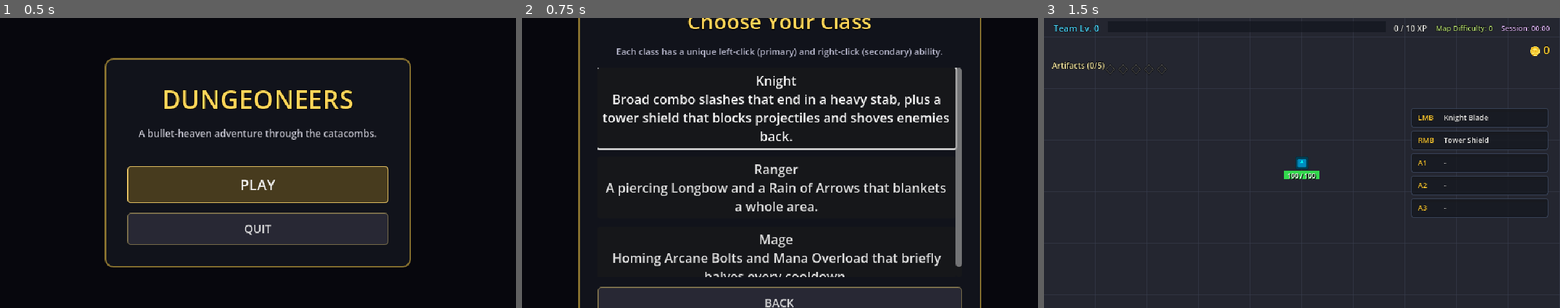
Above: before the commit, frames 1-3 (left to right).
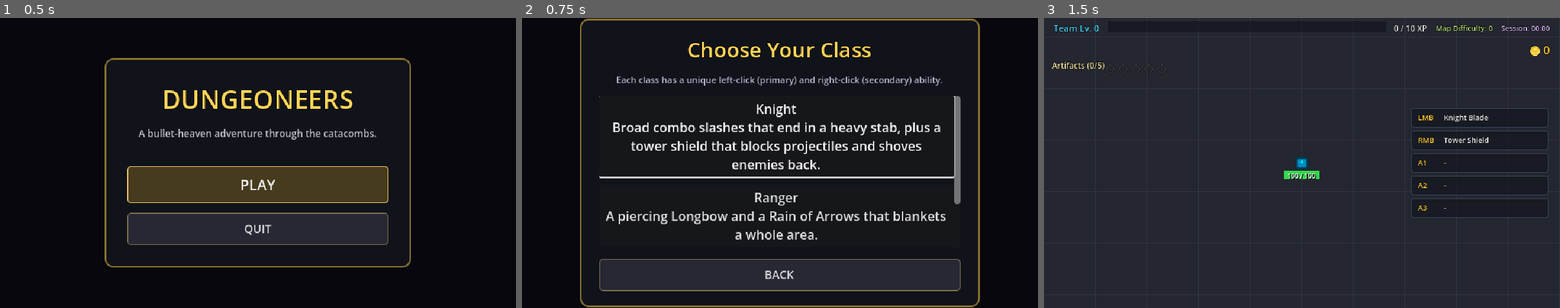
Above: after the commit, the same moments.

Repository: ZiMoar/BKubaj_Godot_Game
Game: Godot game, scene res://src/ui/main_menu.tscn
Two runs of this game, one before a commit and one after it. Both use one fixed random seed, a clock stepped at 60 frames per second and the inputs below. The engine's default icon, where the game draws it, is replaced by a stand-in: a white triangle on a blue panel in a dark square.
Inputs:
- Up to frame 1 (0.5 s): no input
- Up to frame 2 (0.75 s): click "PLAY" at 0.5 s
- Up to frame 3 (1.5 s): click "Knight Broad combo slashes th…" at 1.25 s

Frame 1 is identical in both runs. In frame 2, 24% of the frame differs, in the area x 10-89%, y 0-100%; in frame 3, nothing differs.

Commit message:
Shrink class-select menu so it fits on screen

Diff:
--- a/src/ui/class_select_menu.tscn
+++ b/src/ui/class_select_menu.tscn
@@ -69,7 +69,7 @@
 grow_vertical = 2
 
 [node name="Panel" type="PanelContainer" parent="Center" unique_id=736575086]
-custom_minimum_size = Vector2(500, 420)
+custom_minimum_size = Vector2(440, 340)
 layout_mode = 2
 theme_override_styles/panel = SubResource("StyleBoxFlat_panel")
 
@@ -95,7 +95,7 @@
 horizontal_alignment = 1
 
 [node name="Scroll" type="ScrollContainer" parent="Center/Panel/Vertical" unique_id=1680441092]
-custom_minimum_size = Vector2(0, 260)
+custom_minimum_size = Vector2(0, 190)
 layout_mode = 2
 size_flags_vertical = 3
 horizontal_scroll_mode = 0
